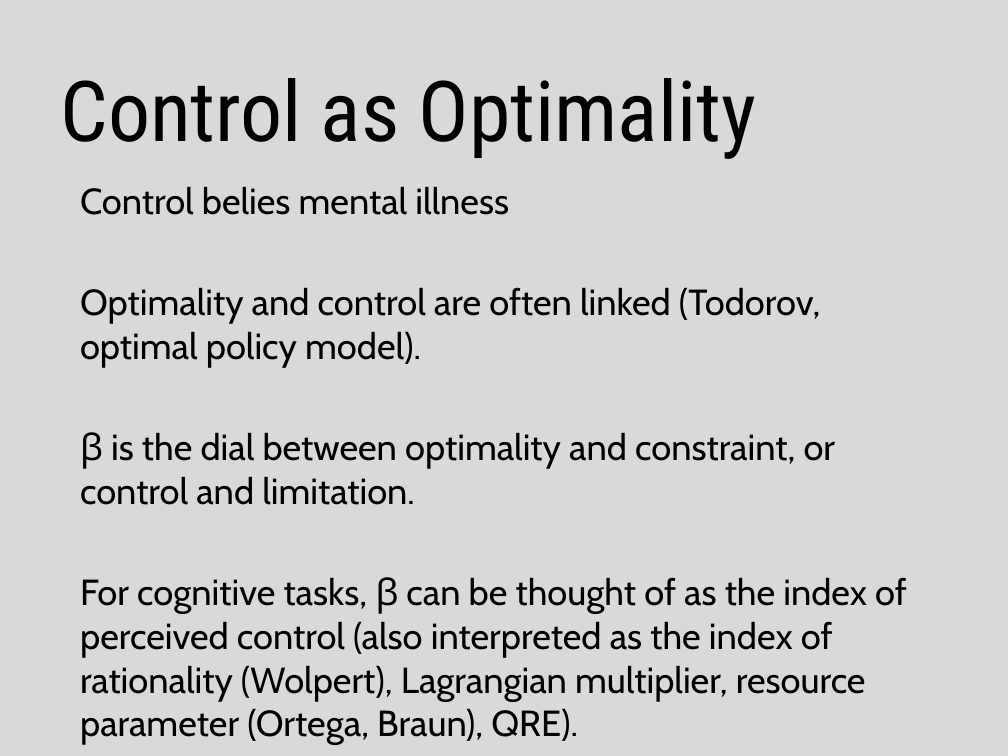
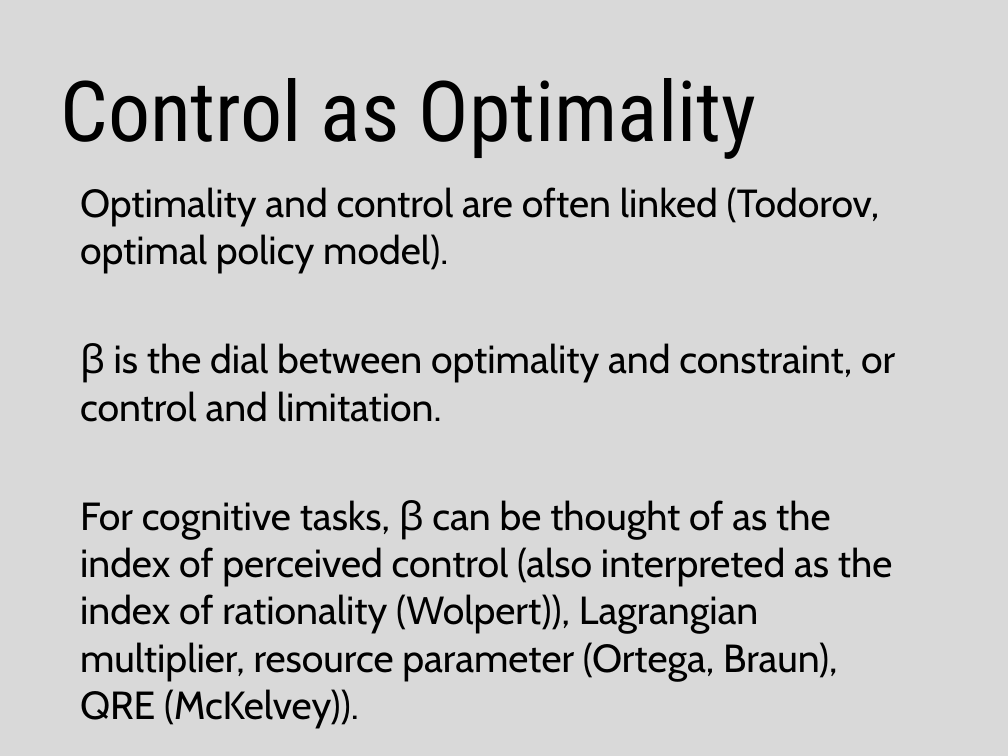
Before and after one commit to saeepaliwal/CPC_FreeEnergy, a slide deck: slide 12 of CPC_presentation.pptx (slide 9 before the commit). Drawn at 1008x756 pixels with LibreOffice and Linux fonts; fonts in the diff are those of the drawing. Boxes give left, top, right and bottom in pixels: in the first picture for what was removed or moved away, otherwise in the second. Text is boxed around its words. In the diff, an @@ line names an element or a change of style, - is before the commit and + after.

```diff
--- a/CPC_presentation.pptx
+++ b/CPC_presentation.pptx
@@ text at (80, 186, 509, 215): paragraph removed @@
-Control belies mental illness
@@ text at (80, 187, 895, 422): size 25.9 to 28 pt in "Optimality and control are often linked (Todorov, ...", "β is the dial between optimality and ..." @@
@@ text at (80, 500, 892, 681): text changed; size 25.9 to 28 pt @@
-For cognitive tasks, β can be thought of as the index of perceived control (also interpreted as the index of rationality (Wolpert), Lagrangian multiplier, resource parameter (Ortega, Braun), QRE).
+For cognitive tasks, β can be thought of as the index of perceived control (also interpreted as the index of rationality (Wolpert)), Lagrangian multiplier, resource parameter (Ortega, Braun), QRE (McKelvey)).
```
Also in this commit, not shown: 4 other slides changed, 2 slides added, 1 slide removed, 1 other file.
